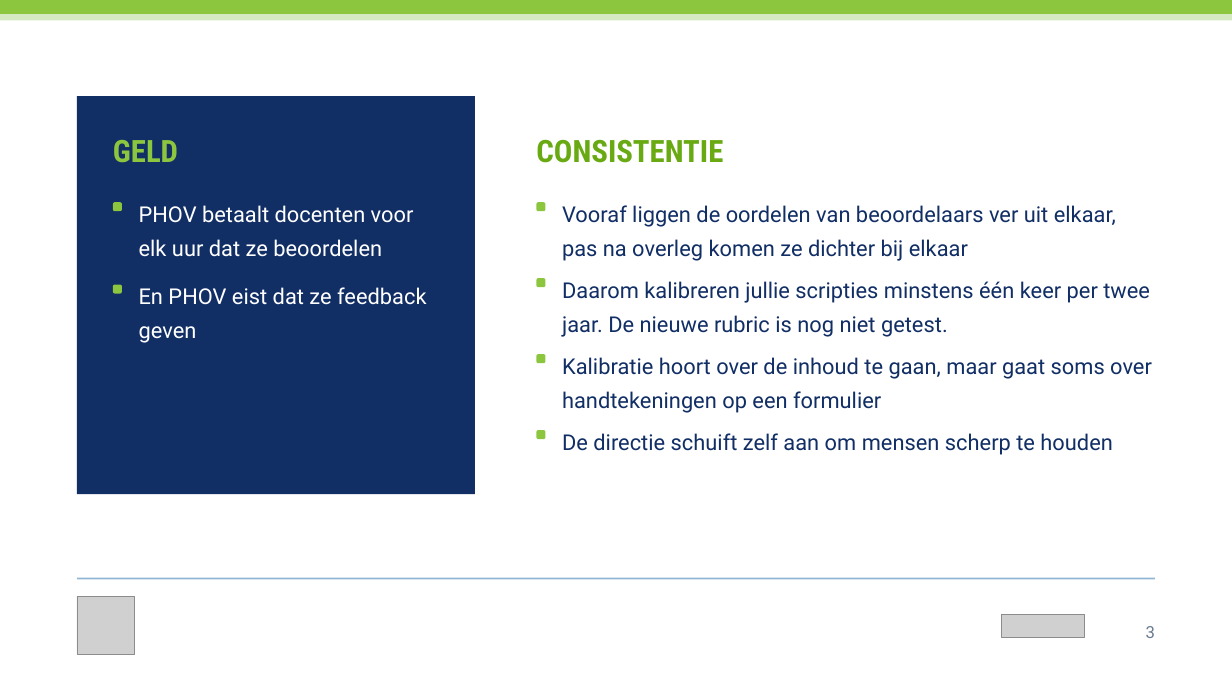
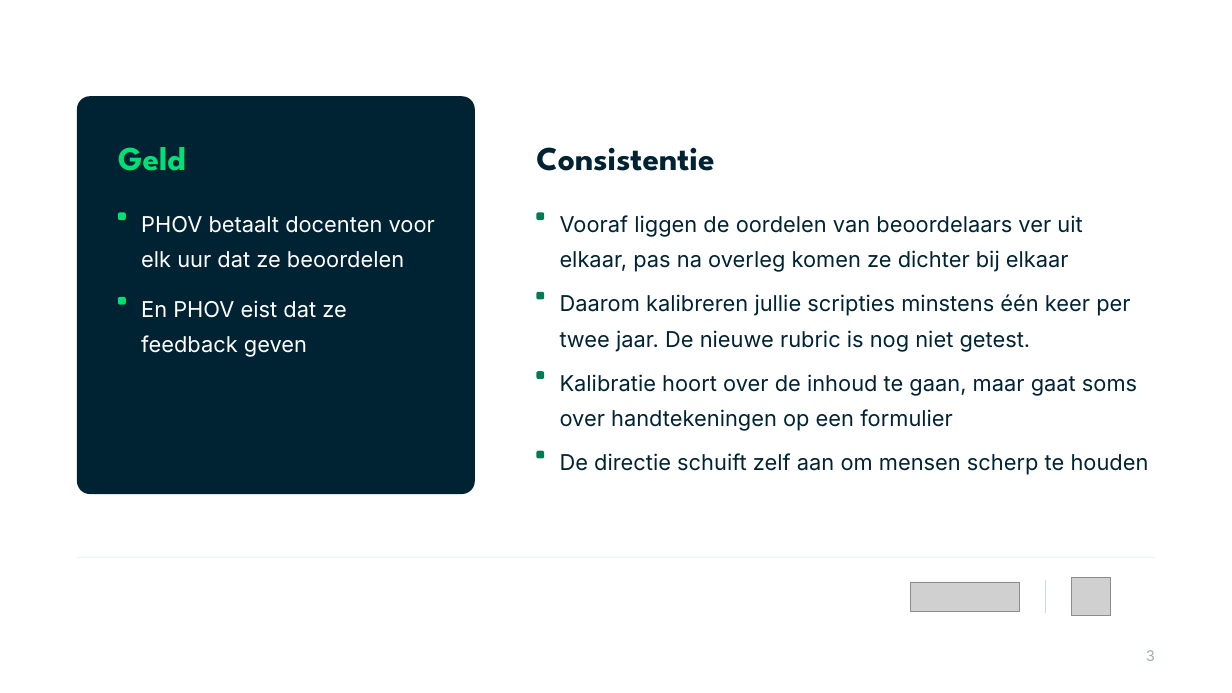
Before and after one commit to Dante-Eduface/Claude, a slide deck: slide 1 of GTM/Accounts/phov/deck/phov-deck-bewerkbaar.pptx. Drawn at 1232x693 pixels with LibreOffice and Linux fonts; fonts in the diff are those of the drawing; grey boxes stand for pictures. Boxes give left, top, right and bottom in pixels: in the first picture for what was removed or moved away, otherwise in the second. Text is boxed around its words. In the diff, an @@ line names an element or a change of style, - is before the commit and + after.

```diff
--- a/GTM/Accounts/phov/deck/phov-deck-bewerkbaar.pptx
+++ b/GTM/Accounts/phov/deck/phov-deck-bewerkbaar.pptx
@@ rectangle removed at <box>0,0,1232,14</box> @@
@@ rectangle removed at <box>0,14,1232,20</box> @@
@@ rectangle removed at <box>77,96,475,494</box> @@
@@ rounded rectangle added at <box>77,96,475,494</box>, fill #002333 @@
@@ text at <box>118,147,186,171</box>: text changed; size 24 to 26 pt; font Roboto Condensed to League Spartan; text colour #8CC63F to #00E075 @@
-GELD
+Geld
@@ text at <box>536,147,714,171</box>: text changed; size 24 to 26 pt; font Roboto Condensed to League Spartan; text colour #69AA13 to #002333 @@
-CONSISTENTIE
+Consistentie
@@ text "PHOV betaalt docenten voor elk ...": place and size @@
-text "PHOV betaalt docenten voor elk ..." at <box>139,205,414,257</box>
+text "PHOV betaalt docenten voor elk ..." at <box>141,216,435,268</box>
@@ text "PHOV betaalt docenten voor elk ..." at <box>141,216,435,268</box>: font Roboto to Inter; line spacing 1.3 to 1.35 @@
@@ text "Vooraf liggen de oordelen van ...": place and size @@
-text "Vooraf liggen de oordelen van ..." at <box>562,205,1116,261</box>
+text "Vooraf liggen de oordelen van ..." at <box>560,215,1082,272</box>
@@ rounded rectangle: place and size @@
-rounded rectangle at <box>113,202,122,212</box>
+rounded rectangle at <box>118,213,126,220</box>
@@ rounded rectangle at <box>118,213,126,220</box>: fill #8CC63F to #00E075; proportions changed @@
@@ rounded rectangle added at <box>537,213,544,220</box>, fill #007B54 @@
@@ rounded rectangle: place and size @@
-rounded rectangle at <box>113,285,122,294</box>
+rounded rectangle at <box>118,297,126,304</box>
@@ rounded rectangle at <box>118,297,126,304</box>: fill #8CC63F to #00E075; proportions changed @@
@@ text "En PHOV eist dat ze ..." at <box>141,300,347,357</box>: font Roboto to Inter; line spacing 1.3 to 1.35 @@
@@ text "En PHOV eist dat ze ...": place and size @@
-text "En PHOV eist dat ze ..." at <box>139,287,426,343</box>
+text "En PHOV eist dat ze ..." at <box>141,300,347,357</box>
@@ rounded rectangle: place and size @@
-rounded rectangle at <box>537,278,546,287</box>
+rounded rectangle at <box>537,292,544,299</box>
@@ text "Daarom kalibreren jullie scripties minstens ...": place and size @@
-text "Daarom kalibreren jullie scripties minstens ..." at <box>562,281,1150,337</box>
+text "Daarom kalibreren jullie scripties minstens ..." at <box>560,294,1130,352</box>
@@ rounded rectangle: place and size @@
-rounded rectangle at <box>537,354,546,363</box>
+rounded rectangle at <box>537,372,544,379</box>
@@ fill #8CC63F to #007B54; proportions changed in 3 elements at <box>537,451,544,458</box>, <box>537,292,544,299</box>, <box>537,372,544,379</box> @@
@@ text "Kalibratie hoort over de inhoud ...": place and size @@
-text "Kalibratie hoort over de inhoud ..." at <box>562,357,1152,413</box>
+text "Kalibratie hoort over de inhoud ..." at <box>560,374,1137,431</box>
@@ rounded rectangle removed at <box>537,430,546,439</box> @@
@@ font Roboto to Inter, text colour #112E65 to #002333; line spacing 1.3 to 1.35 in 4 elements at <box>560,215,1082,272</box>, <box>560,294,1130,352</box>, <box>560,374,1137,431</box>, <box>560,453,1149,475</box> @@
@@ text "De directie schuift zelf aan ...": place and size @@
-text "De directie schuift zelf aan ..." at <box>562,433,1112,455</box>
+text "De directie schuift zelf aan ..." at <box>560,453,1149,475</box>
@@ rounded rectangle: place and size @@
-rounded rectangle at <box>537,202,546,212</box>
+rounded rectangle at <box>537,451,544,458</box>
@@ rectangle: place and size @@
-rectangle at <box>77,578,1155,579</box>
+rectangle at <box>77,557,1155,558</box>
@@ rectangle at <box>77,557,1155,558</box>: fill #91B5D4 to #E7EEF0 @@
@@ picture: place and size @@
-picture at <box>1001,615,1084,637</box>
+picture at <box>910,582,1019,612</box>
@@ rectangle added at <box>1045,580,1046,614</box>, fill #CDD9DE @@
@@ picture: place and size @@
-picture at <box>77,597,134,654</box>
+picture at <box>1072,578,1111,616</box>
@@ text "3": place and size @@
-text "3" at <box>1146,626,1155,638</box>
+text "3" at <box>1146,650,1155,661</box>
@@ text "3" at <box>1146,650,1155,661</box>: size 13 to 11.5 pt, font Roboto to Inter, text colour #6B7A90 to #9AAFB8; line spacing 1.3 to 1.15 @@
```
Also in this commit, not shown: 3 other files.
